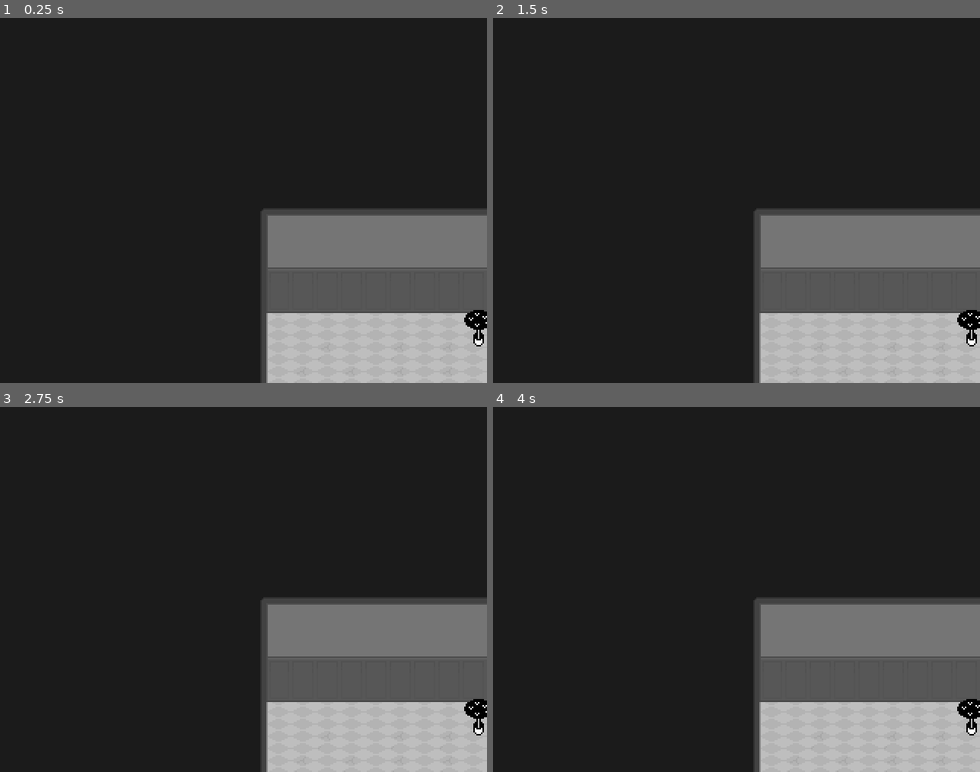
Above: before the commit, frames 1-4 (two rows, left to right).
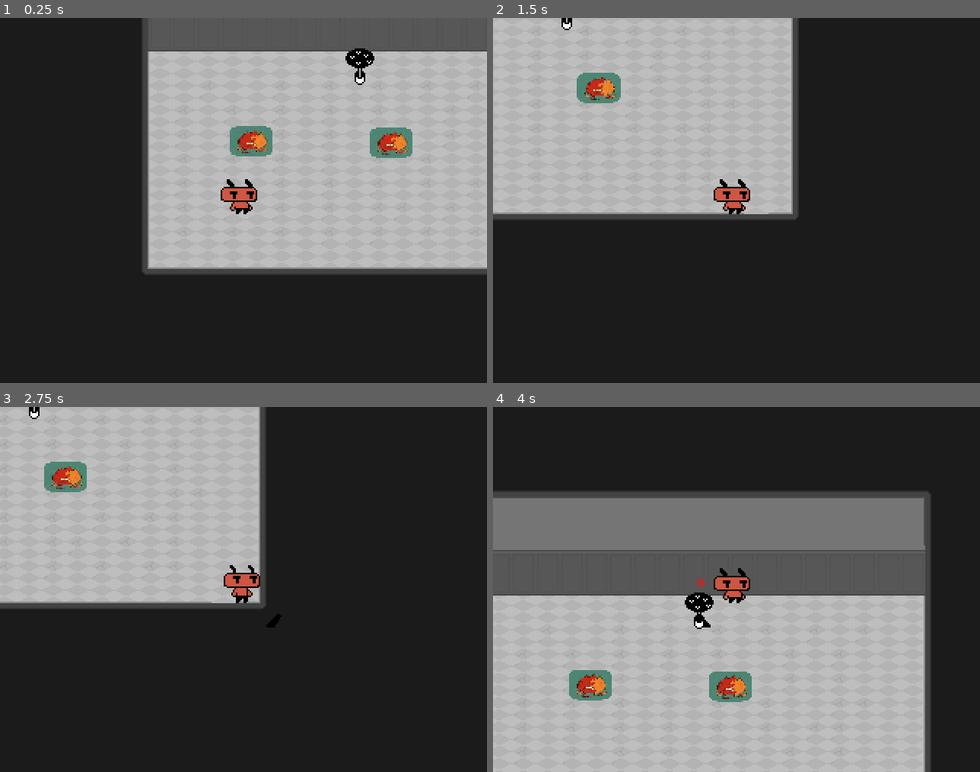
Above: after the commit, the same moments.

Repository: dead-rabbit-studio/hell-scout
Game: Godot game, scene res://main_game.tscn
The game is run twice, just before and just after one commit, with the same random seed, the same clock (stepped at 60 frames per second) and the same inputs.
Inputs:
- Up to frame 1 (0.25 s): no input
- Up to frame 2 (1.5 s): tap Enter at 0.5 s; hold Right (move_right) 0.53-1.28 s; hold Space (attack) 0.53-1.28 s; hold Down (move_down) from 1.28 s (still down); tap E (interact) at 1.35 s
- Up to frame 3 (2.75 s): release Down (move_down) at 2.03 s; hold Right (move_right) from 2.03 s (still down); hold Space (attack) from 2.03 s (still down)
- Up to frame 4 (4 s): release Right (move_right) at 2.78 s; release Space (attack) at 2.78 s; hold Up (move_up) 2.78-3.53 s; tap E (interact) at 2.85 s; hold Left (move_left) from 3.53 s (still down); hold Space (attack) from 3.53 s (still down)

The runs differ from the first frame. In frame 1, 63% of the frame differs, in the area x 29-100%, y 0-100%; in frame 2, 56%; in frame 3, 52%; in frame 4, 67%, in the area x 0-100%, y 23-100%.
Error before the commit: Invalid access to property or key 'health' on a base object of type 'null instance'. (res://levels/Level.gd:11)

Commit message:
feat: use animation tree / add idle animation

Diff:
--- a/player/scouter/Player.gd
+++ b/player/scouter/Player.gd
@@ -4,7 +4,7 @@
 signal changed_direction(PLAYER_DIRECTION)
 signal player_position_update(Vector2)
 
-@onready var animated_sprite: AnimatedSprite2D = $AnimatedSprite2D
+# @onready var animated_sprite: AnimatedSprite2D = $AnimatedSprite2D
 @onready var playerArea: CollisionShape2D = $PlayerArea/CollisionShape2D
 @onready var health: Health = $Health
 
@@ -40,7 +40,6 @@
 				remove_child(melee_attack)
 	else:
 		health.kill()
-		animated_sprite.pause()
 
 func _physics_process(_delta: float) -> void:
 	if is_alive:
@@ -59,16 +58,18 @@
 	player_position_update.emit(global_position)
 
 func _animate():
-	if velocity.length() > 0:
-		animated_sprite.play('running')
-	else:
-		animated_sprite.play('idle')
+	pass
+	# if velocity.length() > 0:
+	# 	animated_sprite.play('running')
+	# else:
+	# 	animated_sprite.play('idle')
 
 func _update_sprite_direction():
-	if _currentDirectionVector.x > 0:
-		animated_sprite.flip_h = false
-	elif _currentDirectionVector.x < 0:
-		animated_sprite.flip_h = true
+	pass
+	# if _currentDirectionVector.x > 0:
+	# 	animated_sprite.flip_h = false
+	# elif _currentDirectionVector.x < 0:
+	# 	animated_sprite.flip_h = true
 
 func get_current_direction() -> PLAYER_DIRECTION:
 	var playerDirection: PLAYER_DIRECTION = _lastDirection;
--- a/player/scouter/player.tscn
+++ b/player/scouter/player.tscn
@@ -1,101 +1,81 @@
-[gd_scene load_steps=19 format=3 uid="uid://xse6umb621tq"]
+[gd_scene load_steps=17 format=3 uid="uid://xse6umb621tq"]
 
 [ext_resource type="Script" path="res://player/scouter/Player.gd" id="1_opm3m"]
-[ext_resource type="Texture2D" uid="uid://oa5xbbpt1qcs" path="res://player/scouter/scouter_spritesheet2.png" id="2_go48k"]
 [ext_resource type="PackedScene" uid="uid://brwx716xc22gp" path="res://core/health/health.tscn" id="3_c7lcy"]
+[ext_resource type="Texture2D" uid="uid://dwgylbrkaa5ex" path="res://levels/enviroment/spritessheet/scouter_spritesheet2.png" id="4_3ngsw"]
 [ext_resource type="Script" path="res://core/HurtBox.gd" id="4_dq1gf"]
 
 [sub_resource type="RectangleShape2D" id="RectangleShape2D_lmx7v"]
 size = Vector2(24, 5)
-
-[sub_resource type="AtlasTexture" id="AtlasTexture_ojq35"]
-atlas = ExtResource("2_go48k")
-region = Rect2(0, 0, 32, 32)
-
-[sub_resource type="AtlasTexture" id="AtlasTexture_qtq7f"]
-atlas = ExtResource("2_go48k")
-region = Rect2(32, 0, 32, 32)
-
-[sub_resource type="AtlasTexture" id="AtlasTexture_v6mdf"]
-atlas = ExtResource("2_go48k")
-region = Rect2(0, 32, 32, 32)
-
-[sub_resource type="AtlasTexture" id="AtlasTexture_u1dma"]
-atlas = ExtResource("2_go48k")
-region = Rect2(32, 32, 32, 32)
-
-[sub_resource type="AtlasTexture" id="AtlasTexture_h7c1r"]
-atlas = ExtResource("2_go48k")
-region = Rect2(64, 32, 32, 32)
-
-[sub_resource type="AtlasTexture" id="AtlasTexture_h04bd"]
-atlas = ExtResource("2_go48k")
-region = Rect2(96, 32, 32, 32)
-
-[sub_resource type="AtlasTexture" id="AtlasTexture_jdsds"]
-atlas = ExtResource("2_go48k")
-region = Rect2(128, 32, 32, 32)
-
-[sub_resource type="AtlasTexture" id="AtlasTexture_tda7d"]
-atlas = ExtResource("2_go48k")
-region = Rect2(160, 32, 32, 32)
-
-[sub_resource type="AtlasTexture" id="AtlasTexture_enxg7"]
-atlas = ExtResource("2_go48k")
-region = Rect2(192, 32, 32, 32)
-
-[sub_resource type="AtlasTexture" id="AtlasTexture_7nbgv"]
-atlas = ExtResource("2_go48k")
-region = Rect2(224, 32, 32, 32)
-
-[sub_resource type="SpriteFrames" id="SpriteFrames_dpvev"]
-animations = [{
-"frames": [{
-"duration": 1.0,
-"texture": SubResource("AtlasTexture_ojq35")
-}, {
-"duration": 1.0,
-"texture": SubResource("AtlasTexture_qtq7f")
-}],
-"loop": true,
-"name": &"idle",
-"speed": 5.0
-}, {
-"frames": [{
-"duration": 1.0,
-"texture": SubResource("AtlasTexture_v6mdf")
-}, {
-"duration": 1.0,
-"texture": SubResource("AtlasTexture_u1dma")
-}, {
-"duration": 1.0,
-"texture": SubResource("AtlasTexture_h7c1r")
-}, {
-"duration": 1.0,
-"texture": SubResource("AtlasTexture_h04bd")
-}, {
-"duration": 1.0,
-"texture": SubResource("AtlasTexture_jdsds")
-}, {
-"duration": 1.0,
-"texture": SubResource("AtlasTexture_tda7d")
-}, {
-"duration": 1.0,
-"texture": SubResource("AtlasTexture_enxg7")
-}, {
-"duration": 1.0,
-"texture": SubResource("AtlasTexture_7nbgv")
-}],
-"loop": true,
-"name": &"running",
-"speed": 16.0
-}]
 
 [sub_resource type="RectangleShape2D" id="RectangleShape2D_17k8b"]
 size = Vector2(13, 19)
 
 [sub_resource type="RectangleShape2D" id="RectangleShape2D_d5dvo"]
 size = Vector2(24, 25)
+
+[sub_resource type="Animation" id="Animation_m6b5m"]
+resource_name = "idle"
+tracks/0/type = "value"
+tracks/0/imported = false
+tracks/0/enabled = true
+tracks/0/path = NodePath("Sprite2D:frame")
+tracks/0/interp = 1
+tracks/0/loop_wrap = true
+tracks/0/keys = {
+"times": PackedFloat32Array(0, 0.233333, 0.5, 0.733333),
+"transitions": PackedFloat32Array(1, 1, 1, 1),
+"update": 1,
+"values": [0, 1, 0, 1]
+}
+
+[sub_resource type="Animation" id="Animation_xo5ir"]
+length = 0.001
+tracks/0/type = "value"
+tracks/0/imported = false
+tracks/0/enabled = true
+tracks/0/path = NodePath("Sprite2D:frame")
+tracks/0/interp = 1
+tracks/0/loop_wrap = true
+tracks/0/keys = {
+"times": PackedFloat32Array(0),
+"transitions": PackedFloat32Array(1),
+"update": 1,
+"values": [0]
+}
+
+[sub_resource type="AnimationLibrary" id="AnimationLibrary_slq5d"]
+_data = {
+"RESET": SubResource("Animation_xo5ir"),
+"idle": SubResource("Animation_m6b5m")
+}
+
+[sub_resource type="AnimationNodeBlendSpace2D" id="AnimationNodeBlendSpace2D_o08a1"]
+blend_mode = 1
+
+[sub_resource type="AnimationNodeAnimation" id="AnimationNodeAnimation_mj0xb"]
+animation = &"idle"
+
+[sub_resource type="AnimationNodeStateMachineTransition" id="AnimationNodeStateMachineTransition_ji4k8"]
+advance_mode = 2
+
+[sub_resource type="AnimationNodeStateMachineTransition" id="AnimationNodeStateMachineTransition_grgs5"]
+switch_mode = 2
+advance_mode = 2
+
+[sub_resource type="AnimationNodeStateMachineTransition" id="AnimationNodeStateMachineTransition_8eqdh"]
+switch_mode = 2
+advance_mode = 2
+
+[sub_resource type="AnimationNodeStateMachine" id="AnimationNodeStateMachine_o0eae"]
+states/End/position = Vector2(713, 98.5)
+states/Idle/node = SubResource("AnimationNodeBlendSpace2D_o08a1")
+states/Idle/position = Vector2(420, 100)
+states/Start/position = Vector2(123.5, 98.25)
+states/idle/node = SubResource("AnimationNodeAnimation_mj0xb")
+states/idle/position = Vector2(606.406, 99.25)
+transitions = ["Start", "Idle", SubResource("AnimationNodeStateMachineTransition_ji4k8"), "Idle", "idle", SubResource("AnimationNodeStateMachineTransition_grgs5"), "idle", "Idle", SubResource("AnimationNodeStateMachineTransition_8eqdh")]
+graph_offset = Vector2(64.2453, -103.26)
 
 [node name="Player" type="CharacterBody2D"]
 platform_wall_layers = 51
@@ -105,12 +85,6 @@
 position = Vector2(0, 13.5)
 shape = SubResource("RectangleShape2D_lmx7v")
 debug_color = Color(0, 0.6, 0.701961, 1)
-
-[node name="AnimatedSprite2D" type="AnimatedSprite2D" parent="."]
-texture_filter = 1
-sprite_frames = SubResource("SpriteFrames_dpvev")
-animation = &"idle"
-frame_progress = 0.394874
 
 [node name="Health" parent="." instance=ExtResource("3_c7lcy")]
 ignore_damage = true
@@ -133,4 +107,19 @@
 shape = SubResource("RectangleShape2D_d5dvo")
 debug_color = Color(0.607843, 0.537255, 0.0745098, 0.419608)
 
+[node name="Sprite2D" type="Sprite2D" parent="."]
+texture = ExtResource("4_3ngsw")
+hframes = 8
+vframes = 5
+
+[node name="AnimationPlayer" type="AnimationPlayer" parent="."]
+libraries = {
+"": SubResource("AnimationLibrary_slq5d")
+}
+
+[node name="AnimationTree" type="AnimationTree" parent="."]
+tree_root = SubResource("AnimationNodeStateMachine_o0eae")
+anim_player = NodePath("../AnimationPlayer")
+parameters/Idle/blend_position = Vector2(0, 0)
+
 [connection signal="depleted" from="Health" to="." method="_on_health_depleted"]
